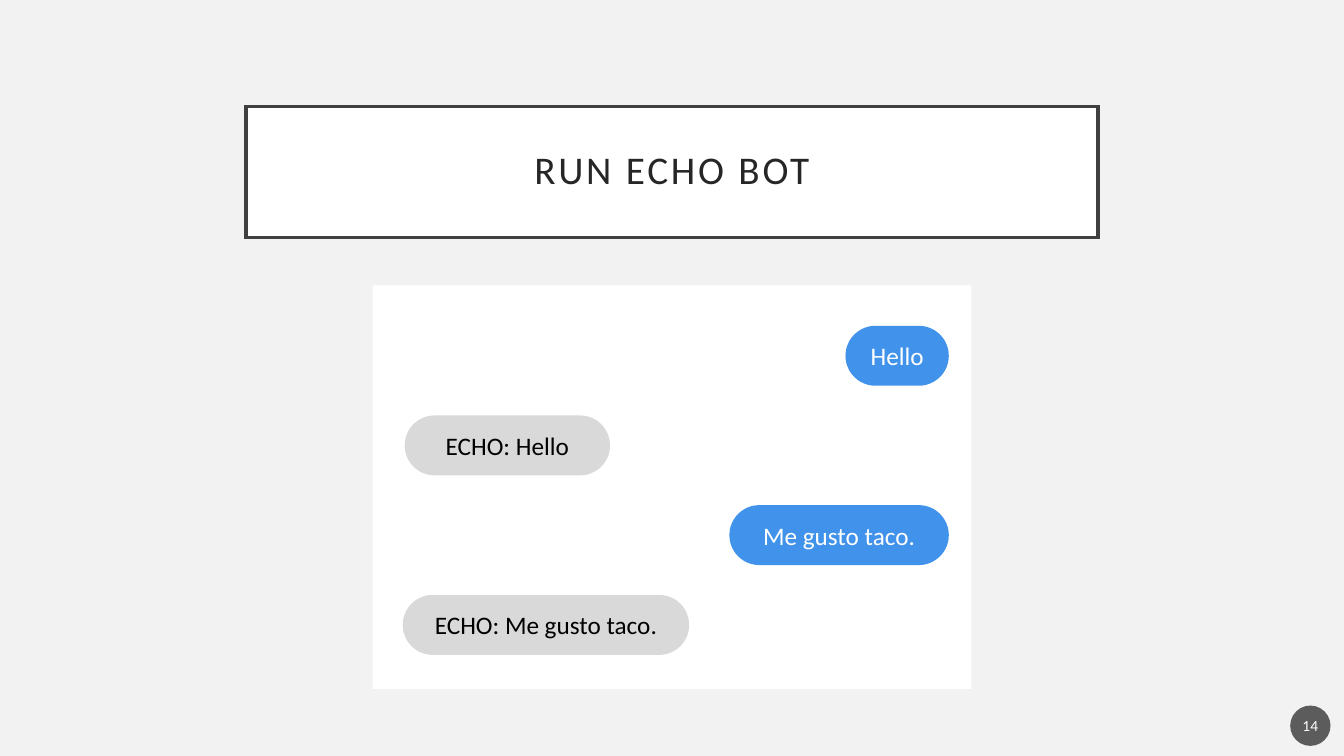
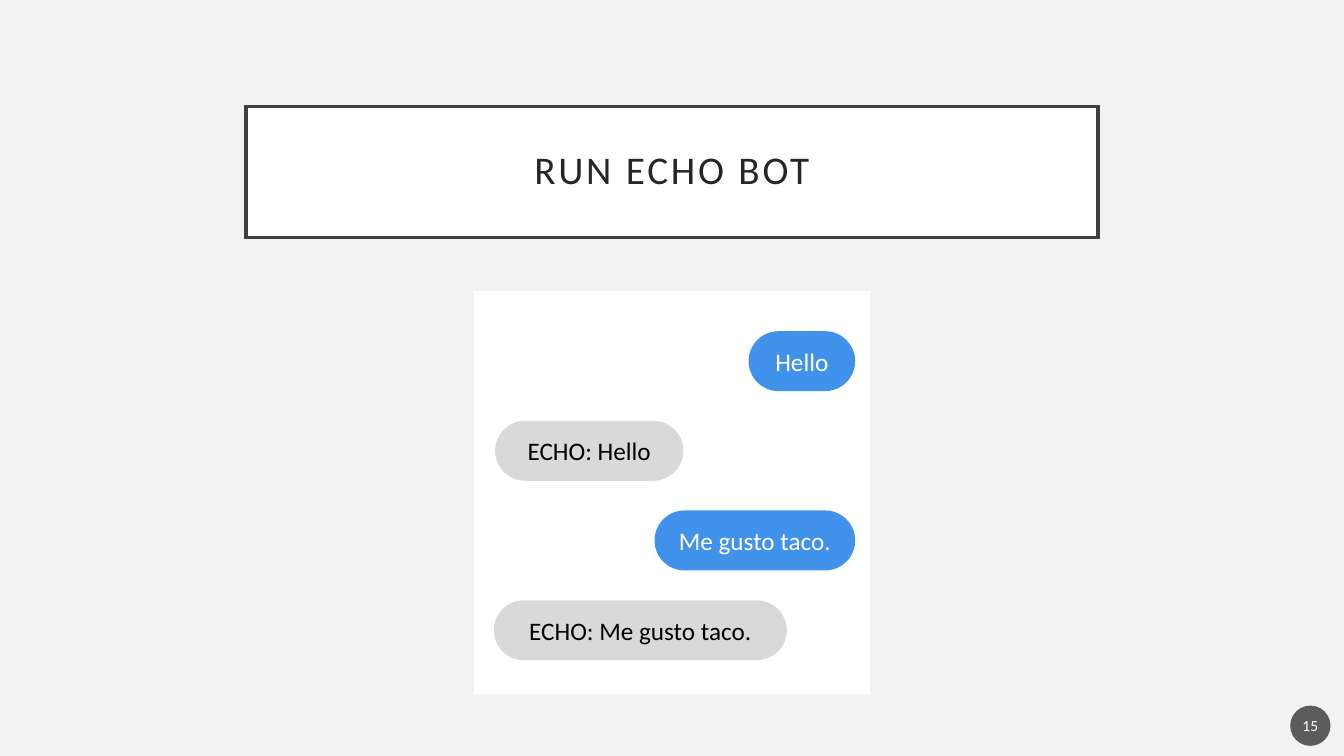
Before and after one commit to YehoonLee3/ChatBotCourse, a slide deck: slide 15 of 1-3 Make Echo Bot.pptx (slide 14 before the commit). Drawn at 1344x756 pixels with LibreOffice and Linux fonts; fonts in the diff are those of the drawing. Boxes give left, top, right and bottom in pixels: in the first picture for what was removed or moved away, otherwise in the second. Text is boxed around its words. In the diff, an @@ line names an element or a change of style, - is before the commit and + after.

```diff
--- a/1-3 Make Echo Bot.pptx
+++ b/1-3 Make Echo Bot.pptx
@@ rectangle: place and size @@
-rectangle at <box>373,285,972,689</box>
+rectangle at <box>474,291,870,695</box>
@@ rounded rectangle "Hello": place and size @@
-rounded rectangle "Hello" at <box>846,326,950,385</box>
+rounded rectangle "Hello" at <box>749,332,856,391</box>
@@ rounded rectangle "ECHO: Hello": place and size @@
-rounded rectangle "ECHO: Hello" at <box>404,415,610,475</box>
+rounded rectangle "ECHO: Hello" at <box>495,420,684,480</box>
@@ rounded rectangle "Me gusto taco.": place and size @@
-rounded rectangle "Me gusto taco." at <box>730,505,950,565</box>
+rounded rectangle "Me gusto taco." at <box>654,510,855,570</box>
@@ rounded rectangle "ECHO: Me gusto taco.": place and size @@
-rounded rectangle "ECHO: Me gusto taco." at <box>403,595,690,654</box>
+rounded rectangle "ECHO: Me gusto taco." at <box>494,601,787,660</box>
@@ page number at <box>1302,721,1318,731</box>: text changed @@
-14
+15
```
Also in this commit, not shown: 1 slide added, 3 other files.
